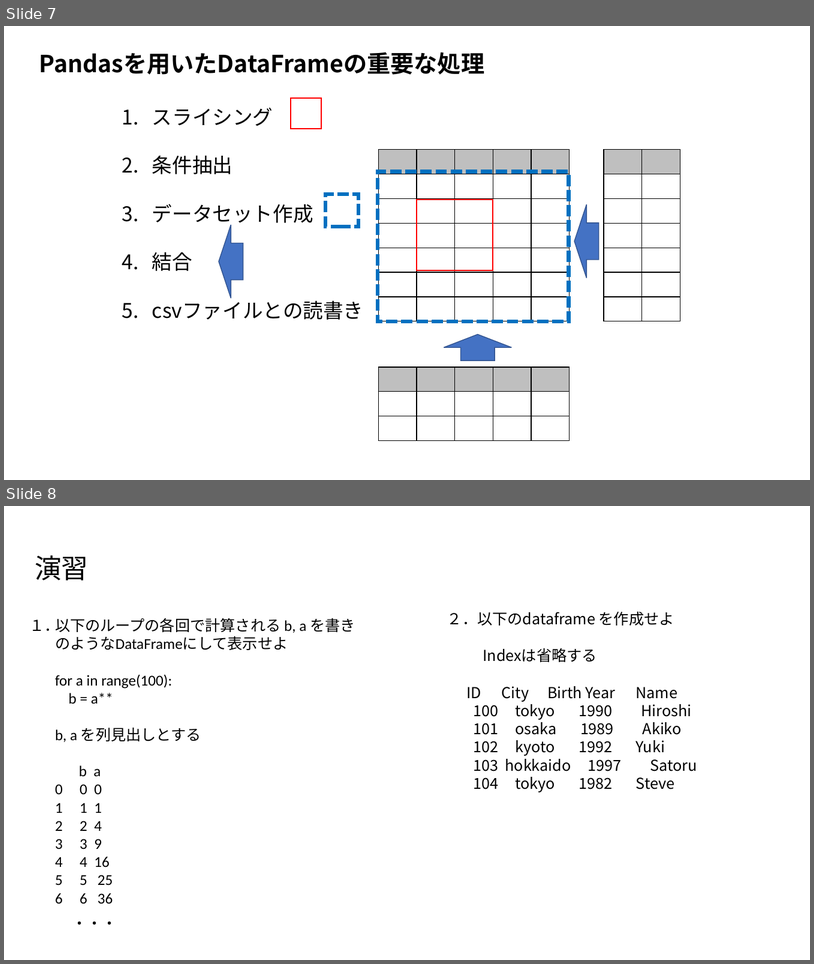
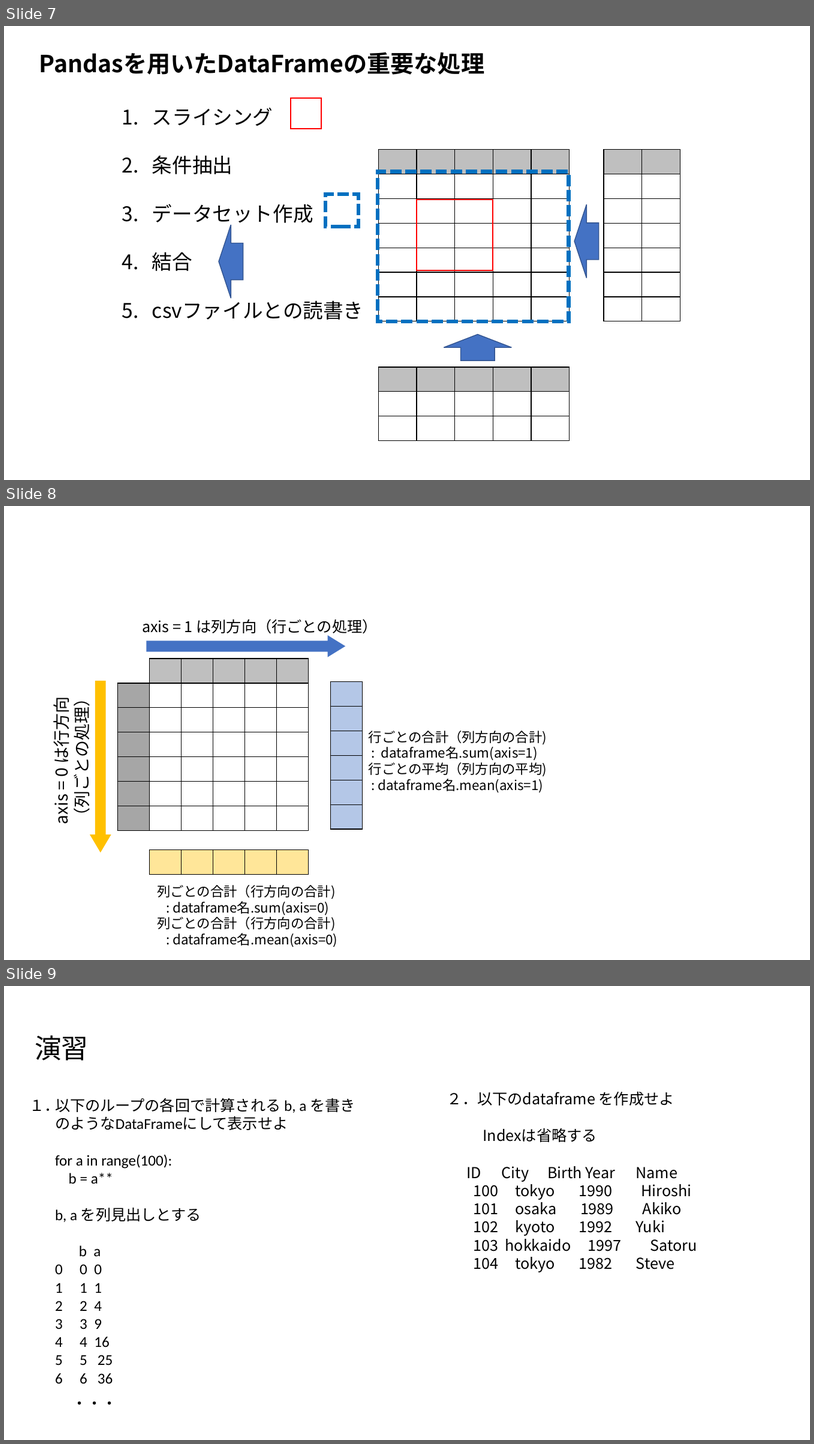
Before and after one commit to ueharaLab/python_intro_dataset1, a slide deck: Dataframeの基礎.pptx. Shown one above the other, each under a label of ours: slides 7 and 8 before the commit, slides 7, 8 and 9 after it. The pictures are 814x964 and 814x1444 pixels, drawn with LibreOffice and Linux fonts; fonts in the diff are those of the drawing. Boxes give left, top, right and bottom in pixels: in the first picture for what was removed or moved away, otherwise in the second. Text is boxed around its words. In the diff, an @@ line names an element or a change of style, - is before the commit and + after.

```diff
--- a/Dataframeの基礎.pptx
+++ b/Dataframeの基礎.pptx
@@ slide 8 added at [4,506,810,960], background #FFFFFF @@
@@ text added at [142,619,378,636], 18 pt, text #000000 @@
+axis = 1 は列方向（行ごとの処理）
@@ right arrow added at [146,635,345,657], fill #4472C4 @@
@@ table added at [118,658,310,830], 7 rows, 6 columns @@
+ |  |  |  |  | 
+ |  |  |  |  | 
+ |  |  |  |  | 
+ |  |  |  |  | 
+ |  |  |  |  | 
+ |  |  |  |  | 
+ |  |  |  |  | 
@@ down arrow added at [90,681,111,853], fill #FFC000 @@
@@ table added at [330,681,363,828], 6 rows, 1 columns @@
+
+
+
+
+
+
@@ text added at [48,703,93,823], 20 pt, text #000000 @@
+axis = 0 は行方向
+（列ごとの処理）
@@ text added at [369,730,548,793], 16 pt, text #000000 @@
+行ごとの合計（列方向の合計)
+: dataframe名.sum(axis=1)
+行ごとの平均（列方向の平均)
+: dataframe名.mean(axis=1)
@@ table added at [149,850,309,874], 1 rows, 5 columns @@
+ |  |  |  | 
@@ text added at [157,885,338,947], 16 pt, text #000000 @@
+列ごとの合計（行方向の合計)
+: dataframe名.sum(axis=0)
+列ごとの合計（行方向の合計)
+: dataframe名.mean(axis=0)
@@ what was slide 8 is now slide 9 @@
```
Also in this commit, not shown: 2 other files.
